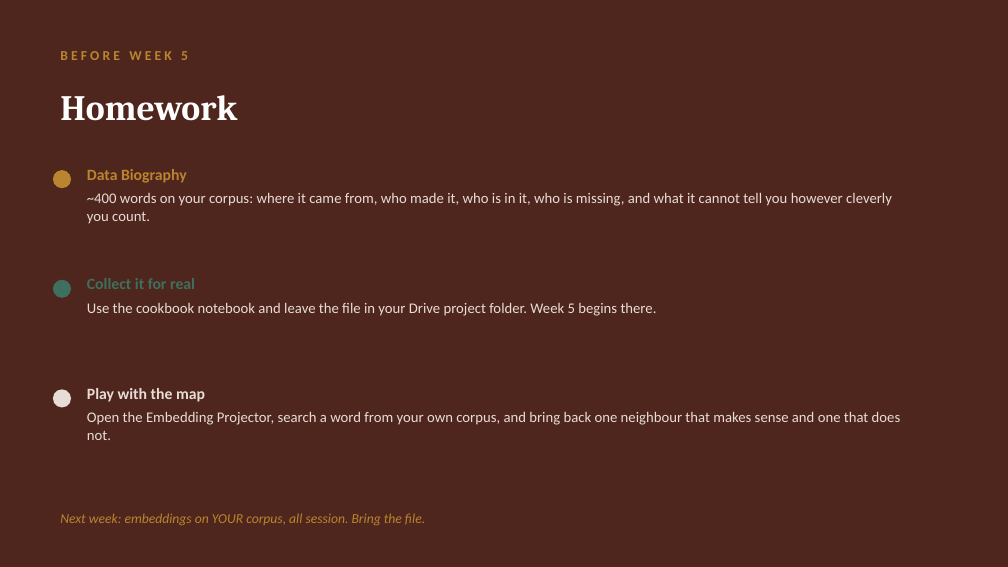
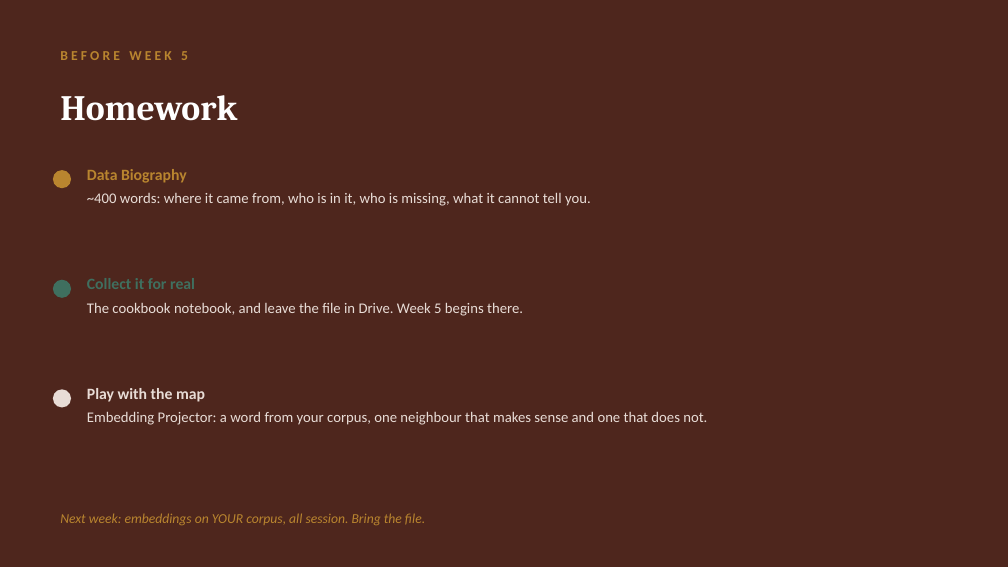
Before and after one commit to lucianli123/culture-as-data-2026, a slide deck: slide 22 of slides/week-04-lecture-draft.pptx (slide 19 before the commit). Drawn at 1008x567 pixels with LibreOffice and Linux fonts; fonts in the diff are those of the drawing. Boxes give left, top, right and bottom in pixels: in the first picture for what was removed or moved away, otherwise in the second. Text is boxed around its words. In the diff, an @@ line names an element or a change of style, - is before the commit and + after.

```diff
--- a/slides/week-04-lecture-draft.pptx
+++ b/slides/week-04-lecture-draft.pptx
@@ text at box(87, 193, 591, 206): text changed @@
-~400 words on your corpus: where it came from, who made it, who is in it, who is missing, and what it cannot tell you however cleverly you count.
+~400 words: where it came from, who is in it, who is missing, what it cannot tell you.
@@ text at box(87, 303, 523, 316): text changed @@
-Use the cookbook notebook and leave the file in your Drive project folder. Week 5 begins there.
+The cookbook notebook, and leave the file in Drive. Week 5 begins there.
@@ text at box(87, 412, 707, 425): text changed @@
-Open the Embedding Projector, search a word from your own corpus, and bring back one neighbour that makes sense and one that does not.
+Embedding Projector: a word from your corpus, one neighbour that makes sense and one that does not.
```
Also in this commit, not shown: 11 other slides changed, 5 slides added, 2 slides removed, 3 other files.
